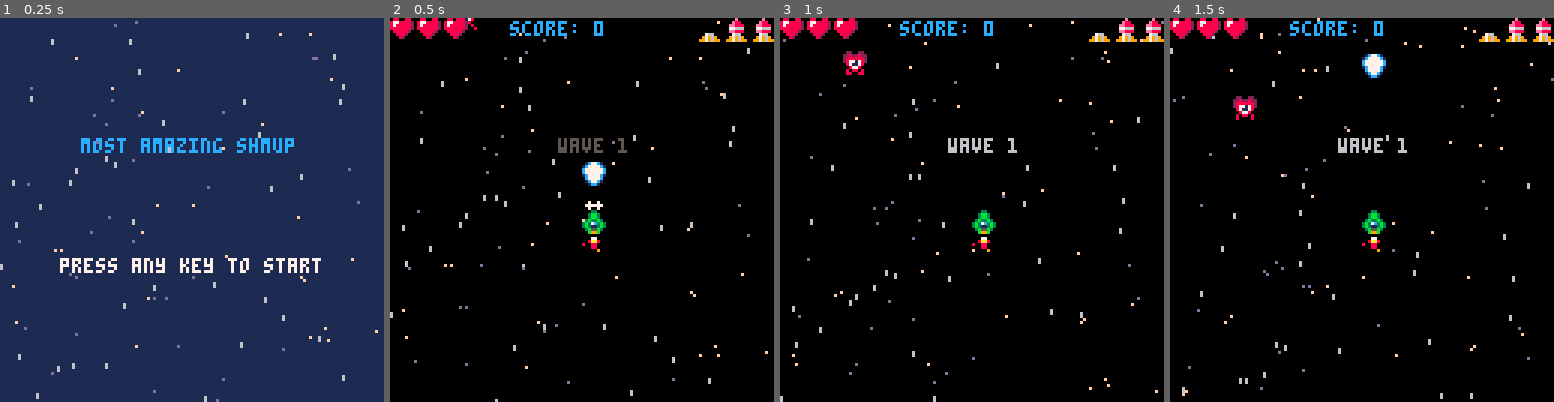
Above: before the commit, frames 1-4 (left to right).
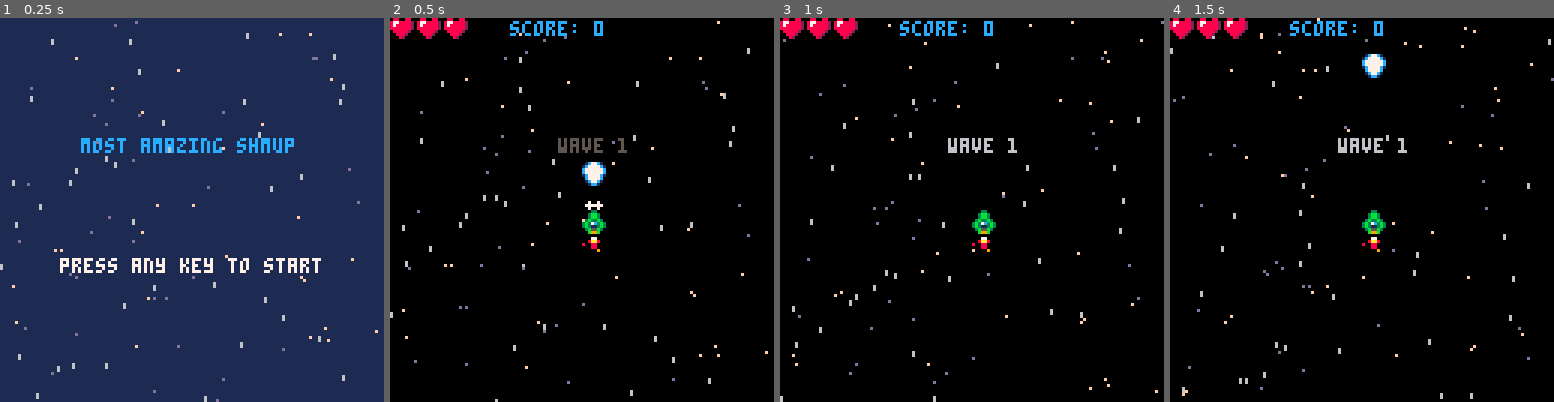
Above: after the commit, the same moments.

Repository: joaquimgamero/pico8-shmup
Game: PICO-8 cartridge shmup.p8
Same seed, same stepped clock (60 frames per second), same inputs: the game is played once before the commit and once after it.
Inputs:
- Up to frame 1 (0.25 s): no input
- Up to frame 2 (0.5 s): tap X (X key) at 0.33 s
- Up to frame 3 (1 s): tap O (Z key) at 0.7 s
- Up to frame 4 (1.5 s): tap X (X key) at 1.07 s

Frame 1 is identical in both runs. In frame 2, 0.5% of the frame differs, in the area x 17-100%, y 0-7%; in frame 3, 0.8%, in the area x 16-100%, y 0-15%; in frame 4, 0.8%.

Commit message:
tweak: remove bombs

Diff:
--- a/shmup.p8
+++ b/shmup.p8
@@ -87,7 +87,6 @@
  bullet_t=0
 
  enemies = {}
- spawn_enemy()
 
  explosions = {}
 
@@ -98,7 +97,6 @@
  -- counters
  score = 0
  lives = 3
- bombs = 2
 end
 
 -->8
@@ -327,15 +325,6 @@
    spr(11,(i * 9)-9)
  	else
    spr(12,(i * 9)-9)
- 	end
- end
-
- -- bombs
- for i = 1,g_max_bombs do
- 	if bombs >= i then
-   spr(27,130-(i * 9))
- 	else
-   spr(28,130-(i * 9))
  	end
  end
 end
